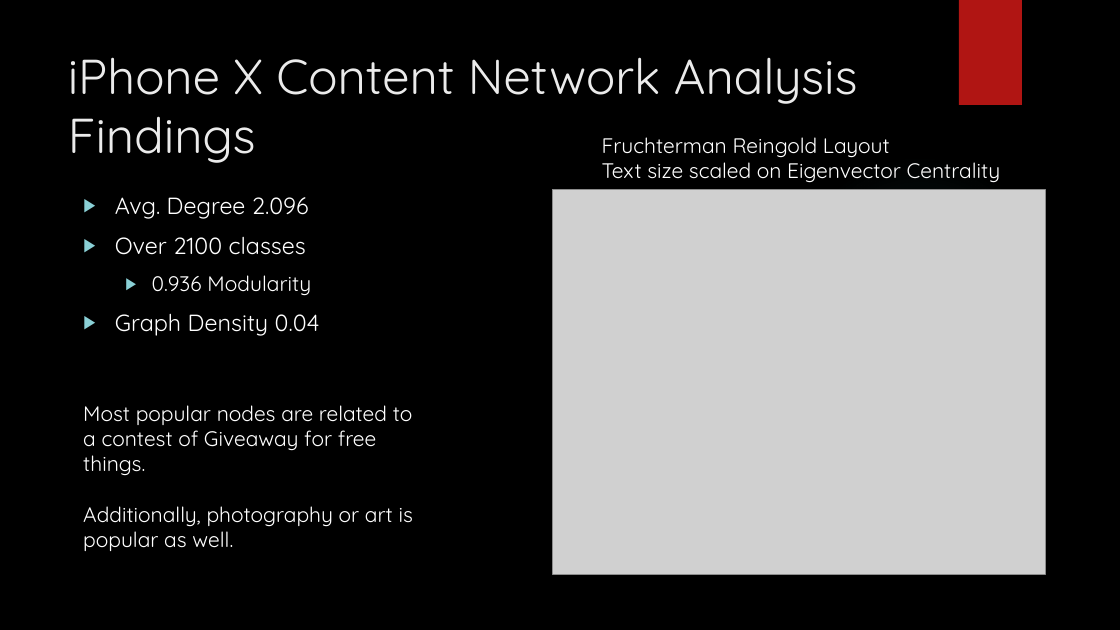
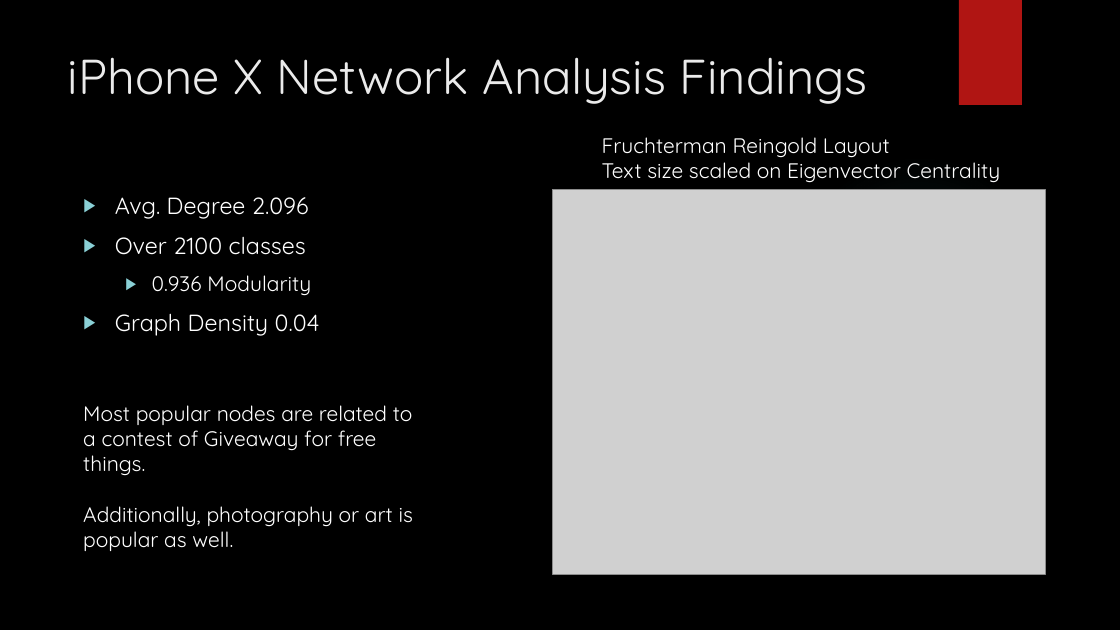
Before and after one commit to kevinbsc/FinalProject, a slide deck: slide 8 of FINAL_presentation_iphone_galaxy.pptx (slide 7 before the commit). Drawn at 1120x630 pixels with LibreOffice and Linux fonts; fonts in the diff are those of the drawing; grey boxes stand for pictures; background and template pictures are left out. Boxes give left, top, right and bottom in pixels: in the first picture for what was removed or moved away, otherwise in the second. Text is boxed around its words. In the diff, an @@ line names an element or a change of style, - is before the commit and + after.

```diff
--- a/FINAL_presentation_iphone_galaxy.pptx
+++ b/FINAL_presentation_iphone_galaxy.pptx
@@ title at (x1=68, y1=57, x2=868, y2=104): text changed @@
-iPhone X Content Network Analysis Findings
+iPhone X Network Analysis Findings
```
Also in this commit, not shown: 1 other slide changed, 8 slides added, 1 other file.
